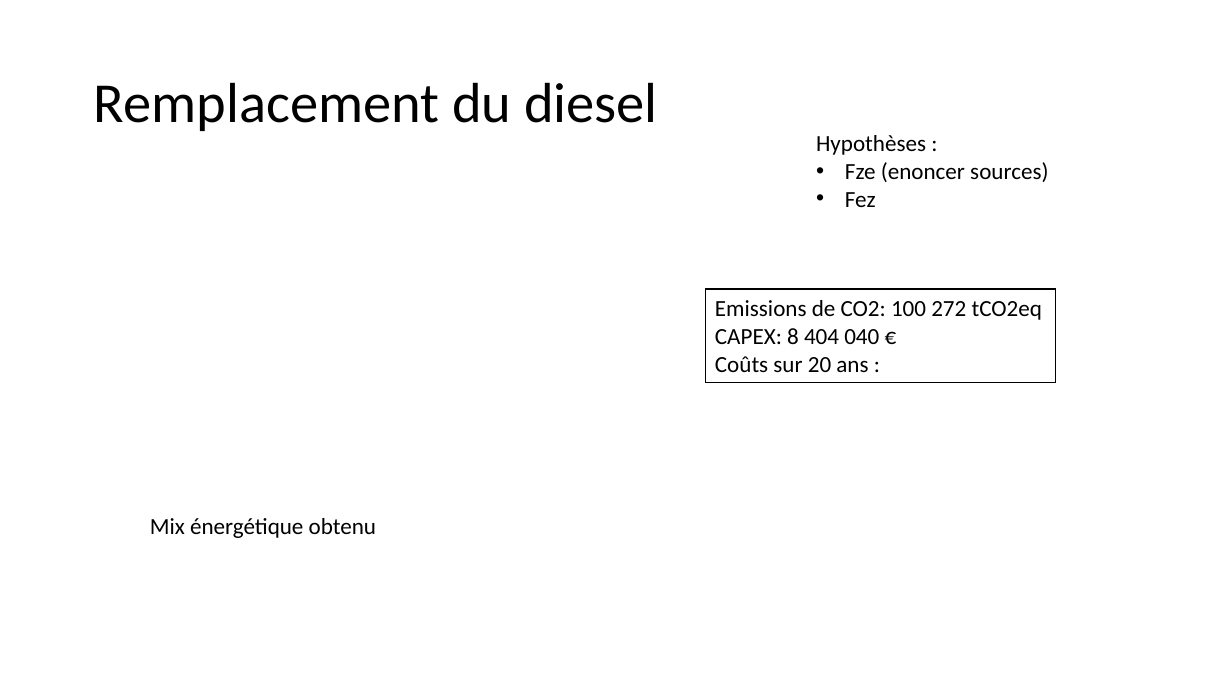
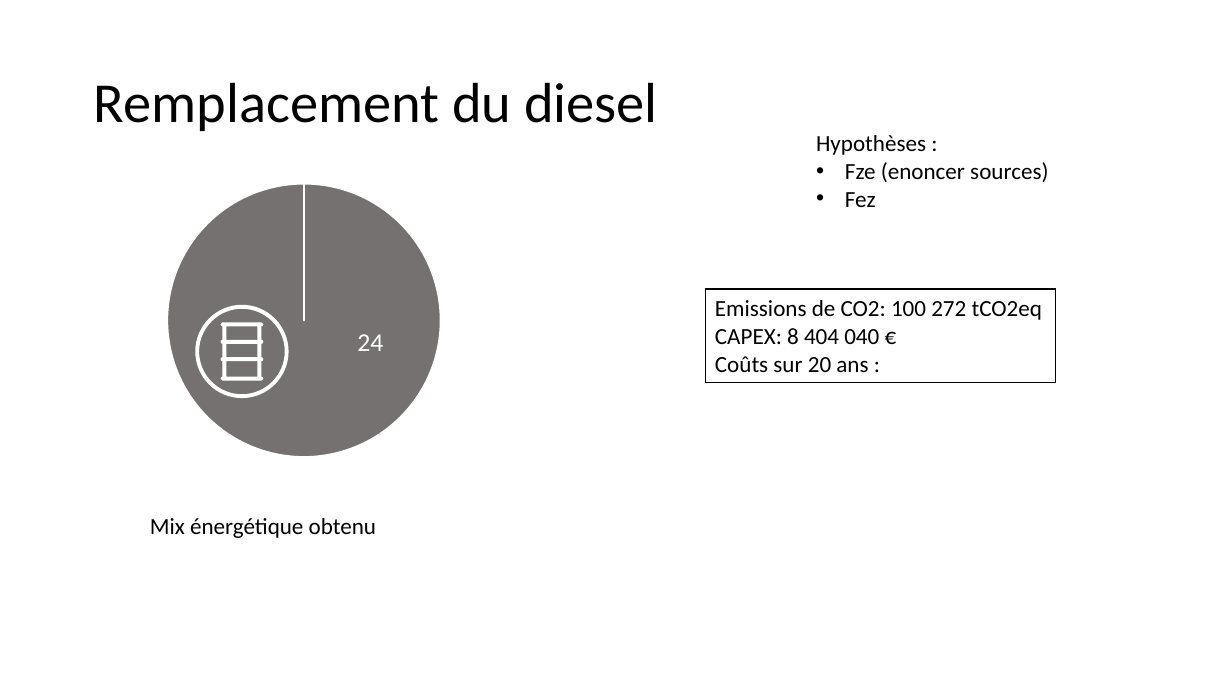
Before and after one commit to cledat/Projet-EA314, a slide deck: slide 5 of rapport.pptx. Drawn at 1232x693 pixels with LibreOffice and Linux fonts; fonts in the diff are those of the drawing. Boxes give left, top, right and bottom in pixels: in the first picture for what was removed or moved away, otherwise in the second. Text is boxed around its words. In the diff, an @@ line names an element or a change of style, - is before the commit and + after.

```diff
--- a/rapport.pptx
+++ b/rapport.pptx
@@ pie chart added at (x1=111, y1=171, x2=497, y2=507) @@
+categories: 1
+Series 1: 24
@@ freeform shape added at (x1=195, y1=305, x2=288, y2=398), fill #FFFFFF @@
@@ freeform shape added at (x1=221, y1=323, x2=263, y2=381), fill #FFFFFF @@
```
Also in this commit, not shown: 9 other slides changed, 1 slide removed, 1 other file.
